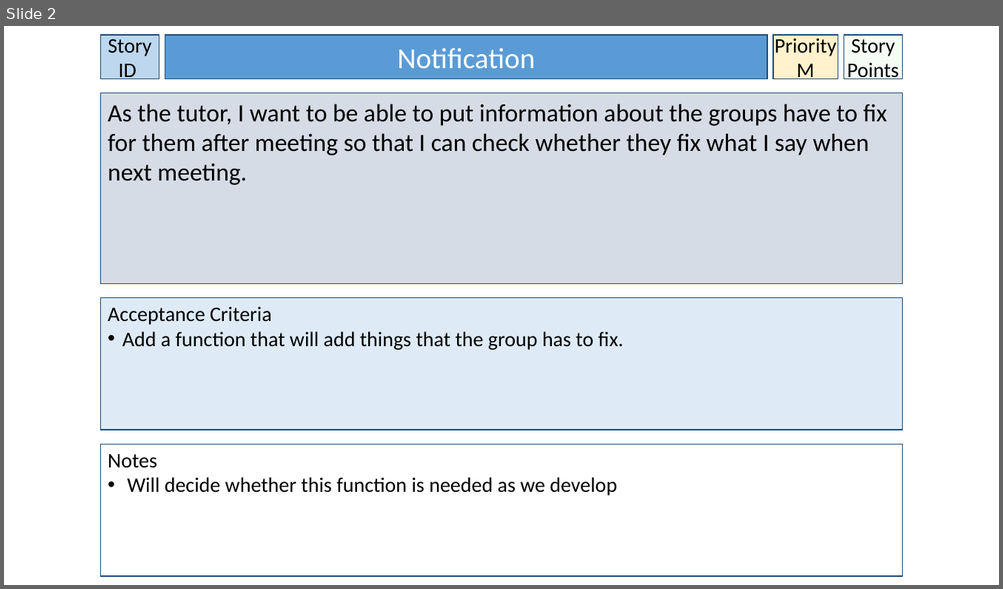
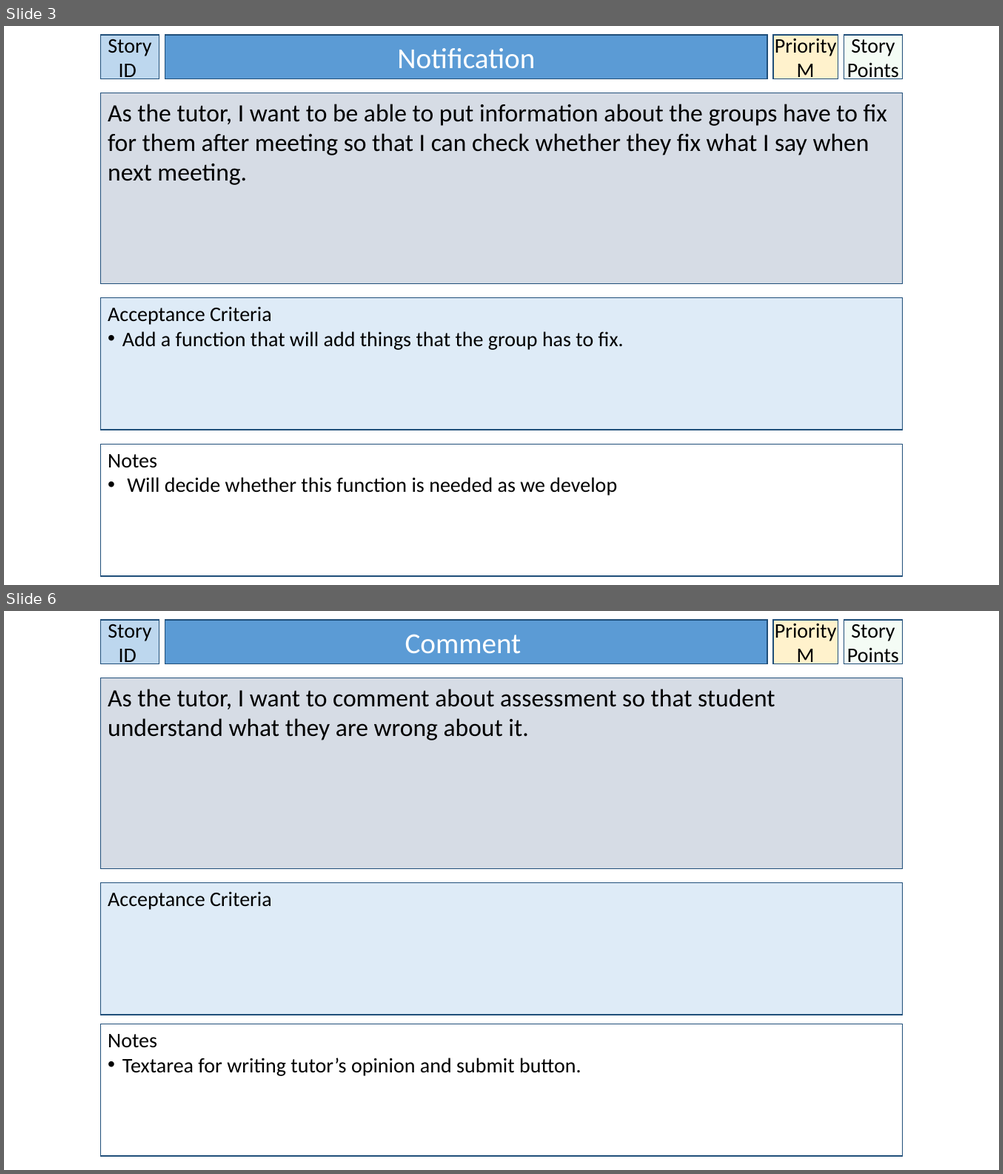
Before and after one commit to BrissyKim/group14, a slide deck: User_story/Seyoung User Stories.pptx. Shown one above the other, each under a label of ours: slide 2 before the commit, slides 3 and 6 after it; the slides between them are not shown. The pictures are 1003x589 and 1003x1174 pixels, drawn with LibreOffice and Linux fonts; fonts in the diff are those of the drawing. Boxes give left, top, right and bottom in pixels: in the first picture for what was removed or moved away, otherwise in the second. Text is boxed around its words. In the diff, an @@ line names an element or a change of style, - is before the commit and + after.

```diff
--- a/User_story/Seyoung User Stories.pptx
+++ b/User_story/Seyoung User Stories.pptx
@@ slide 6 added at <box>4,611,999,1170</box>, background #FFFFFF @@
@@ rectangle added at <box>100,620,159,664</box>, fill #BDD7EE, outline #1F4E79 1 pt, 20 pt, text #000000 @@
+Story ID
@@ rectangle added at <box>165,620,767,664</box>, fill #5B9BD5, outline #1F4E79 1 pt, 28 pt, text #FFFFFF @@
+Comment
@@ rectangle added at <box>774,620,838,664</box>, fill #FFF2CC, outline #1F4E79 1 pt, 20 pt, text #000000 @@
+Priority
+M
@@ rectangle added at <box>843,620,902,664</box>, fill #CCF0CD at 20% opacity, outline #1F4E79 1 pt, 20 pt, text #000000 @@
+Story Points
@@ rectangle added at <box>100,678,902,869</box>, fill #D6DCE5, outline #1F4E79 1 pt, 24 pt, text #000000 @@
+As the tutor, I want to comment about assessment so that student understand what they are wrong about it.
@@ rectangle added at <box>100,883,902,1015</box>, fill #DEEBF7, outline #1F4E79 1 pt, 20 pt, text #000000 @@
+Acceptance Criteria
@@ rectangle added at <box>100,1025,902,1156</box>, fill #FFFFFF, outline #1F4E79 1 pt, 20 pt, text #000000 @@
+Notes
+• Textarea for writing tutor’s opinion and submit button.
@@ what was slide 2 is now slide 3 @@
```
Also in this commit, not shown: 2 slides changed, 1 other slide added.
